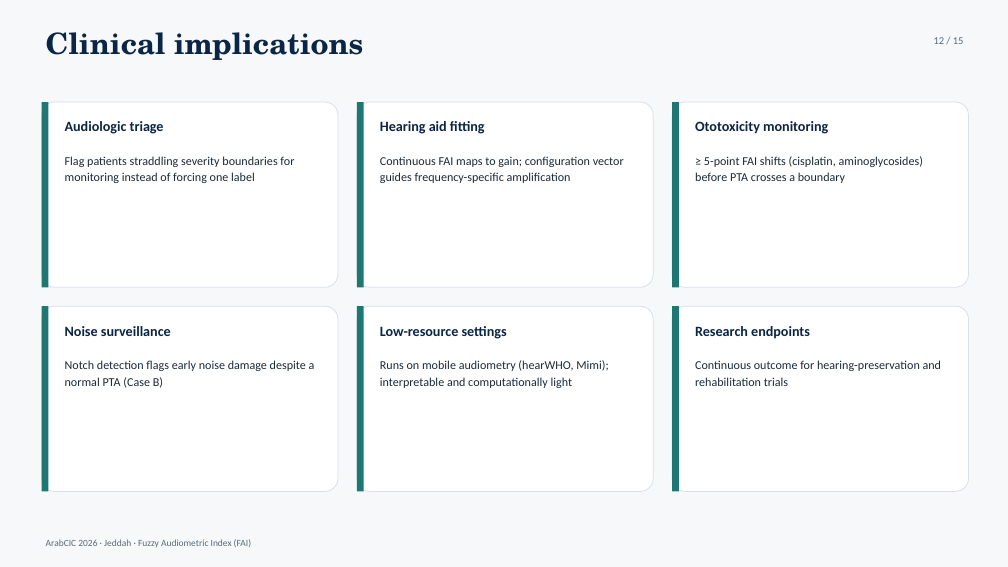
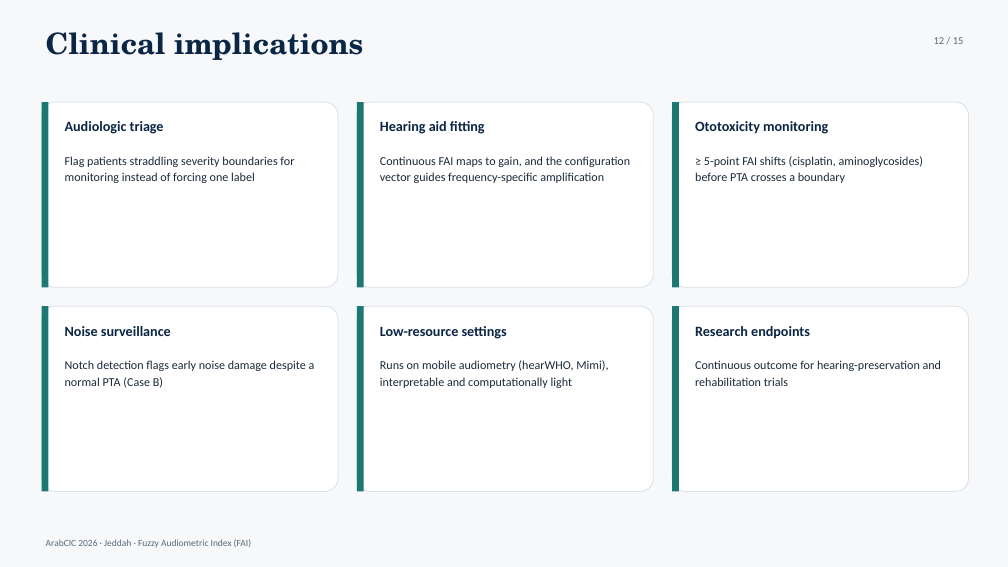
Before and after one commit to ameye/fuzzy-audiogram, a slide deck: slide 12 of arabcic2026/arabcic2026_fuzzy_audiogram.pptx. Drawn at 1008x567 pixels with LibreOffice and Linux fonts; fonts in the diff are those of the drawing. Boxes give left, top, right and bottom in pixels: in the first picture for what was removed or moved away, otherwise in the second. Text is boxed around its words. In the diff, an @@ line names an element or a change of style, - is before the commit and + after.

```diff
--- a/arabcic2026/arabcic2026_fuzzy_audiogram.pptx
+++ b/arabcic2026/arabcic2026_fuzzy_audiogram.pptx
@@ text at box(380, 156, 630, 183): text changed @@
-Continuous FAI maps to gain; configuration vector guides frequency-specific amplification
+Continuous FAI maps to gain, and the configuration vector guides frequency-specific amplification
@@ text at box(380, 360, 608, 388): text changed @@
-Runs on mobile audiometry (hearWHO, Mimi); interpretable and computationally light
+Runs on mobile audiometry (hearWHO, Mimi), interpretable and computationally light
```
Also in this commit, not shown: 14 other slides changed, 5 other files.
